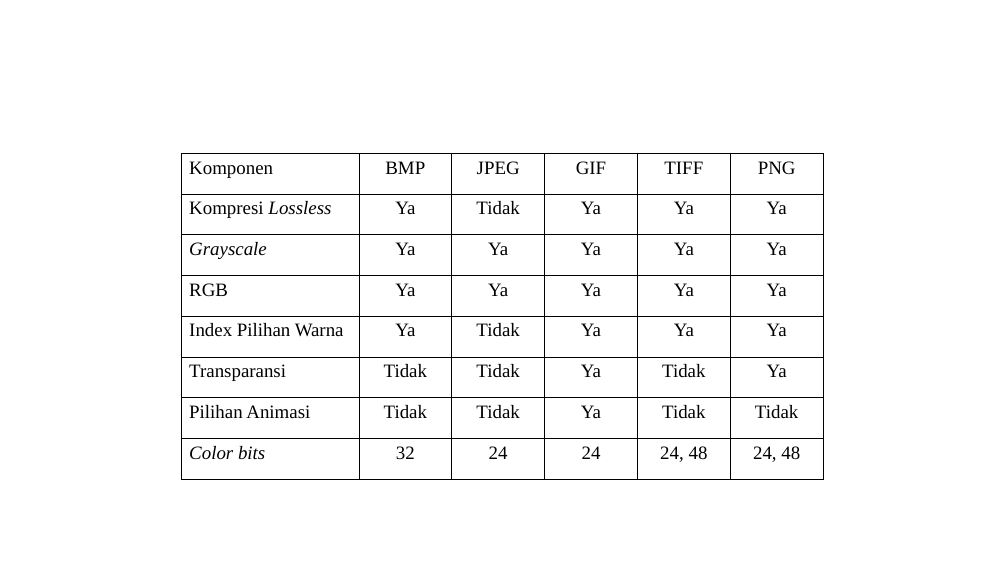
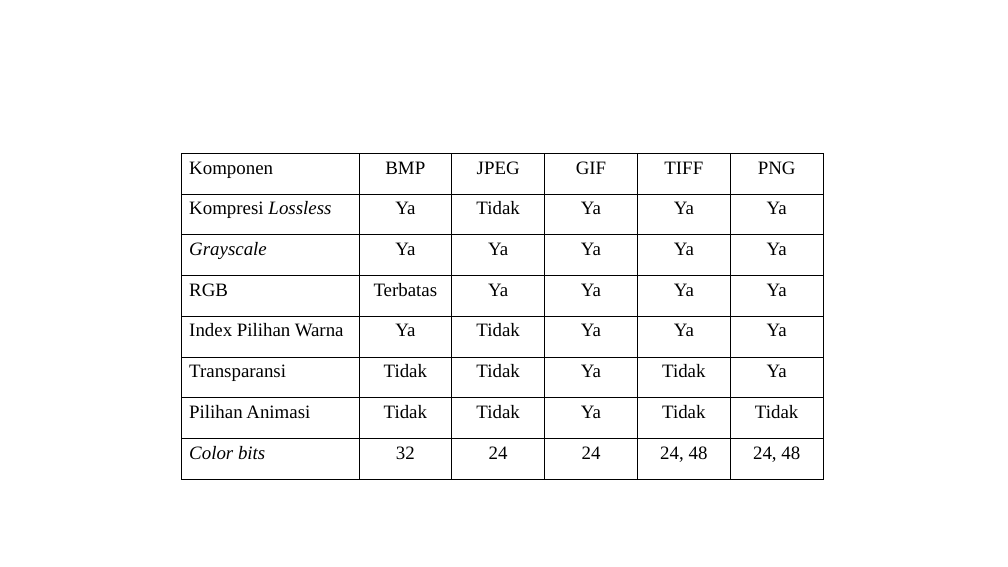
Before and after one commit to ameliapriliani23/Skripsweet, a slide deck: slide 1 of Ms. Office/table perbedaan.pptx. Drawn at 1008x567 pixels with LibreOffice and Linux fonts; fonts in the diff are those of the drawing. Boxes give left, top, right and bottom in pixels: in the first picture for what was removed or moved away, otherwise in the second. Text is boxed around its words. In the diff, an @@ line names an element or a change of style, - is before the commit and + after.

```diff
--- a/Ms. Office/table perbedaan.pptx
+++ b/Ms. Office/table perbedaan.pptx
@@ table at box(181, 154, 824, 479) @@
-row 4, column 2: Ya
+row 4, column 2: Terbatas
```
Also in this commit, not shown: 33 other files.
